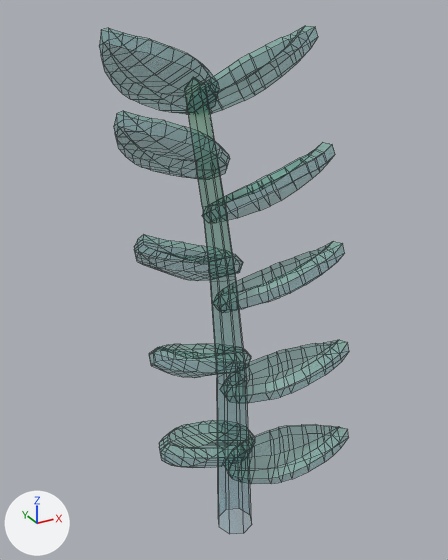
Renders of the FBX model Assets/Models/Tiny Treats plants/zzplant_leaf_large_A.fbx from each side of a commit.
One viewpoint serves both versions: a camera (50 mm lens) standing at (-0.893, -1.539, 1.657) and looking at (0.003, 0.09, 0.843). Arrows for +X, +Y and +Z are at lower left; the lights stay in place. Mesh edges are drawn as thin lines. Objects named as collision shapes, trigger or cutter boxes, shadow casters or lower levels of detail are left out. Where no turn or scale is listed for an object, it has been applied to the vertices.

Before the edit, the objects in view are built like this:
```python
mat_tiny_treats_1 = bpy.data.materials.new('tiny_treats_1')
mat_tiny_treats_1.use_nodes = True; mat_tiny_treats_1.node_tree.nodes.clear()
_N = mat_tiny_treats_1.node_tree.nodes; _L = mat_tiny_treats_1.node_tree.links
n0 = _N.new('ShaderNodeBsdfPrincipled'); n0.name = 'Principled BSDF'
n1 = _N.new('ShaderNodeOutputMaterial'); n1.name = 'Material Output'
n2 = _N.new('ShaderNodeTexImage'); n2.name = 'Image Texture'
n2.image = img_tiny_treats_texture_1_png
n3 = _N.new('ShaderNodeTexImage'); n3.name = 'Image Texture.001'
n3.image = img_tiny_treats_texture_1_png
_L.new(n2.outputs[0], n0.inputs[0])  # 'Color' to 'Base Color'
_L.new(n3.outputs[0], n0.inputs[4])  # 'Color' to 'Alpha'
_L.new(n0.outputs[0], n1.inputs[0])  # 'BSDF' to 'Surface'
me_zzplant_leaf_large_a = bpy.data.meshes.new('zzplant_leaf_large_A')
me_zzplant_leaf_large_a.from_pydata(...)  # 901 vertices, 920 faces; spans x -0.34..0.33, y -0.24..0.33, z -0.11..1.61
me_zzplant_leaf_large_a.materials.append(mat_tiny_treats_1)
ob_zzplant_leaf_large_a = bpy.data.objects.new('zzplant_leaf_large_A', me_zzplant_leaf_large_a)
ob_zzplant_leaf_large_a.location = (0.0, 0.0, 0.0)
```
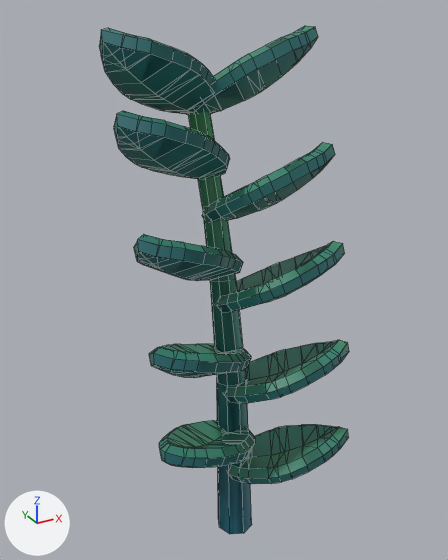
Changed parts and their boxes (x1, y1, x2, y2) in the pictures (448 x 560 px):
'zzplant_leaf_large_A_LOD1', added (cyan)
    after: (100, 27, 349, 534)
'zzplant_leaf_large_A', surface changed
    both: (99, 26, 348, 534)

What changed in the scene script:
```text
Change img_tiny_treats_texture_1_png:
    img_tiny_treats_texture_1_png: load_image('tiny_treats_texture_1.png', 'tiny_treats_texture_1.png', 1024, 1024, 'Non-Color') -> load_image('tiny_treats_texture_1.png', 'tiny_treats_texture_1.png', 1024, 1024, 'sRGB')
Change mat_tiny_treats_1:
    remove n3 = _N.new('ShaderNodeTexImage'); n3.name = 'Image Texture.001'
    remove n3.image = img_tiny_treats_texture_1_png
    where n0 = _N.new('ShaderNodeBsdfPrincipled'); n0.name = 'Principled BSDF'
    remove _L.new(n3.outputs[0], n0.inputs[4])  # 'Color' to 'Alpha'
    where n2 = _N.new('ShaderNodeTexImage'); n2.name = 'Image Texture'
    add _L.new(n2.outputs[1], n0.inputs[4])  # 'Alpha' to 'Alpha'
Add me_zzplant_leaf_large_a_001:
    me_zzplant_leaf_large_a_001.from_pydata(...)  # 747 vertices, 851 faces; spans x -0.34..0.33, y -0.24..0.33, z -0.11..1.61
    me_zzplant_leaf_large_a_001.materials.append(mat_tiny_treats_1)  # picture img_tiny_treats_texture_1_png
Add ob_zzplant_leaf_large_a_lod1:
    ob_zzplant_leaf_large_a_lod1 = bpy.data.objects.new('zzplant_leaf_large_A_LOD1', me_zzplant_leaf_large_a_001)
    ob_zzplant_leaf_large_a_lod1.location = (0.0, 0.0, 0.0)
```
